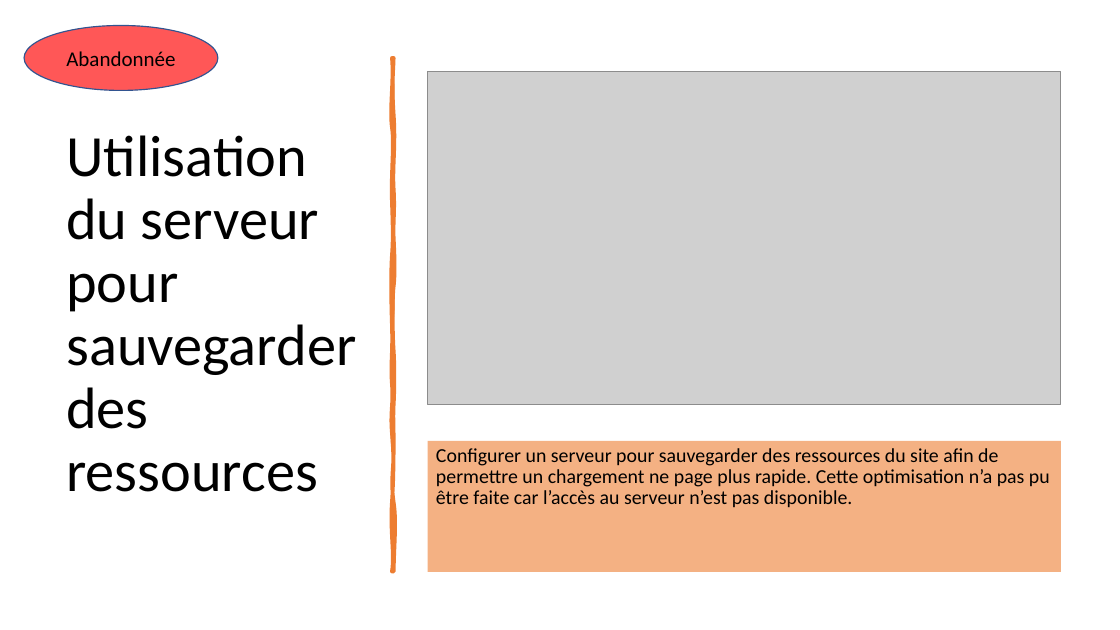
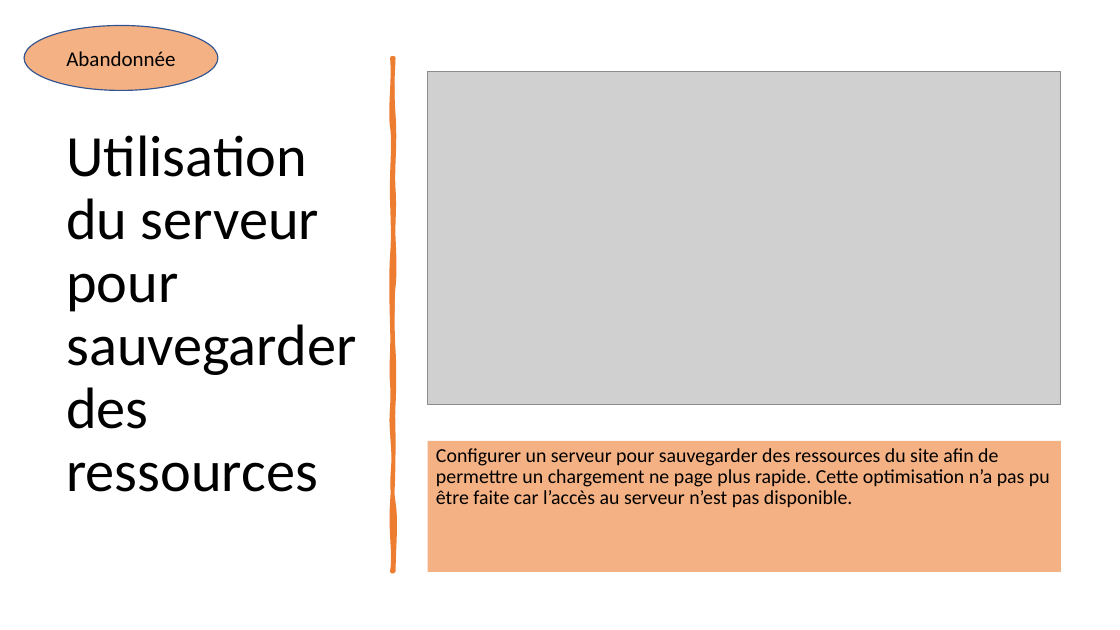
Before and after one commit to LimDavid458/la-panthere-optimise, a slide deck: slide 9 of rapport-seo.pptx (slide 10 before the commit). Drawn at 1120x630 pixels with LibreOffice and Linux fonts; fonts in the diff are those of the drawing; grey boxes stand for pictures. Boxes give left, top, right and bottom in pixels: in the first picture for what was removed or moved away, otherwise in the second. Text is boxed around its words. In the diff, an @@ line names an element or a change of style, - is before the commit and + after.

```diff
--- a/rapport-seo.pptx
+++ b/rapport-seo.pptx
@@ ellipse "Abandonnée" at [24,25,218,90]: fill #FF5757 to #F4B183 @@
```
Also in this commit, not shown: 2 other slides changed, 1 slide removed, 7 other files.
